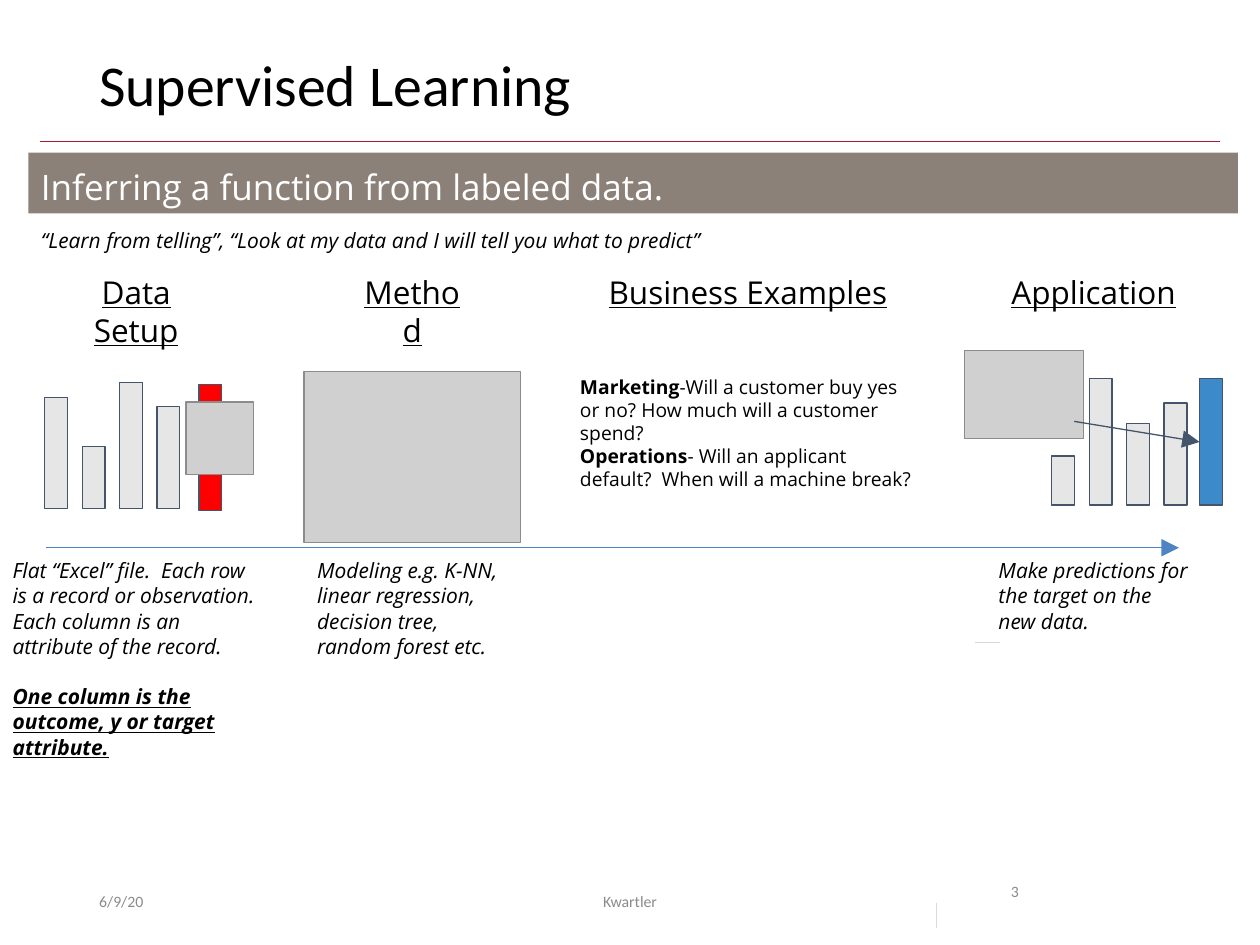
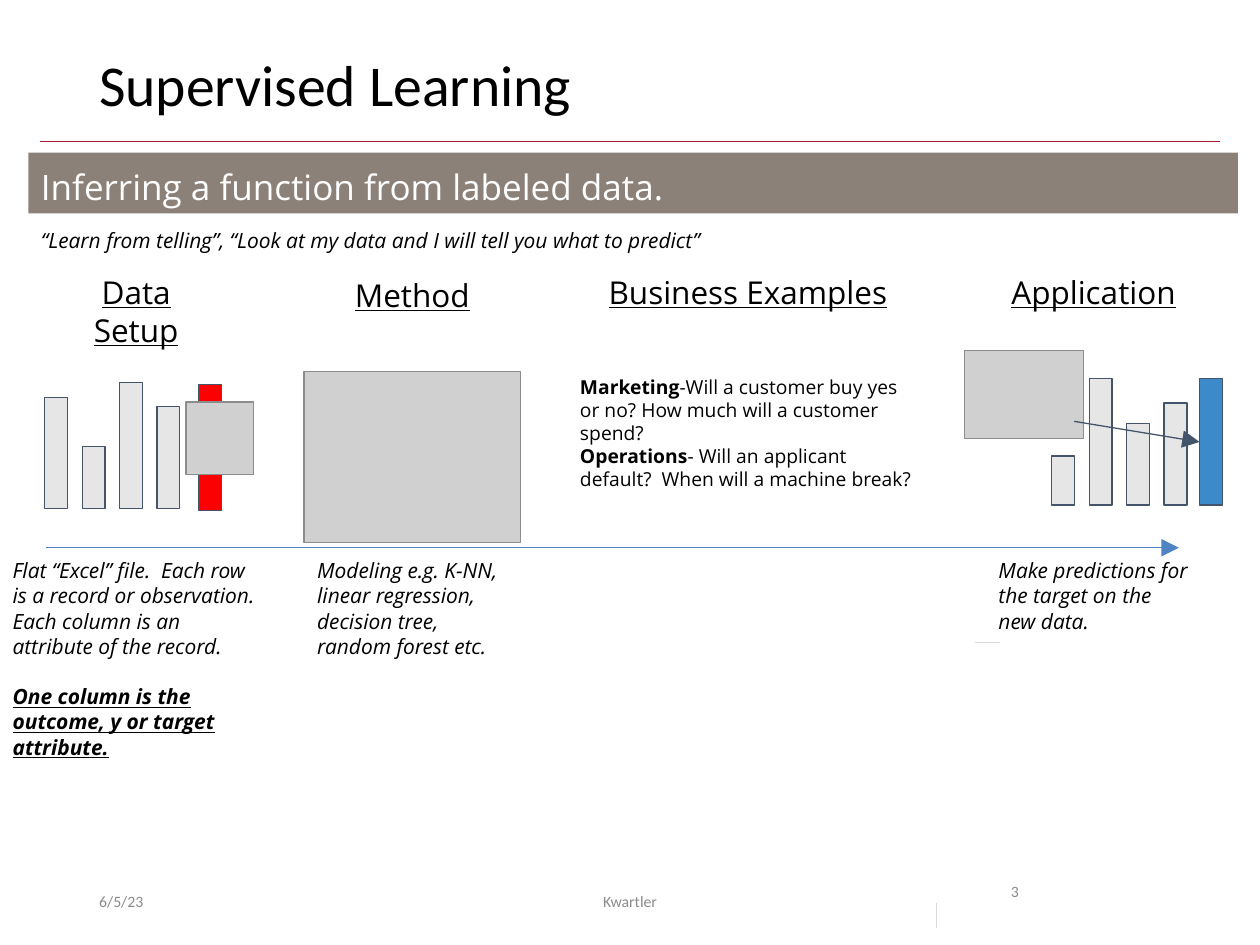
Before and after one commit to kwartler/GSERM_ICPSR, a slide deck: slide 3 of lessons/C_Sentiment_Unsupervised/Day3_vid3.pptx. Drawn at 1260x945 pixels with LibreOffice and Linux fonts; fonts in the diff are those of the drawing; grey boxes stand for pictures; background and template pictures are left out. Boxes give left, top, right and bottom in pixels: in the first picture for what was removed or moved away, otherwise in the second. Text is boxed around its words. In the diff, an @@ line names an element or a change of style, - is before the commit and + after.

```diff
--- a/lessons/C_Sentiment_Unsupervised/Day3_vid3.pptx
+++ b/lessons/C_Sentiment_Unsupervised/Day3_vid3.pptx
@@ text "Method" rewrapped from (343, 261, 481, 320) to (355, 283, 470, 311) @@
@@ text at (99, 896, 143, 908): text changed @@
-6/9/20
+6/5/23
```
Also in this commit, not shown: 19 other slides changed, 9 other files.
